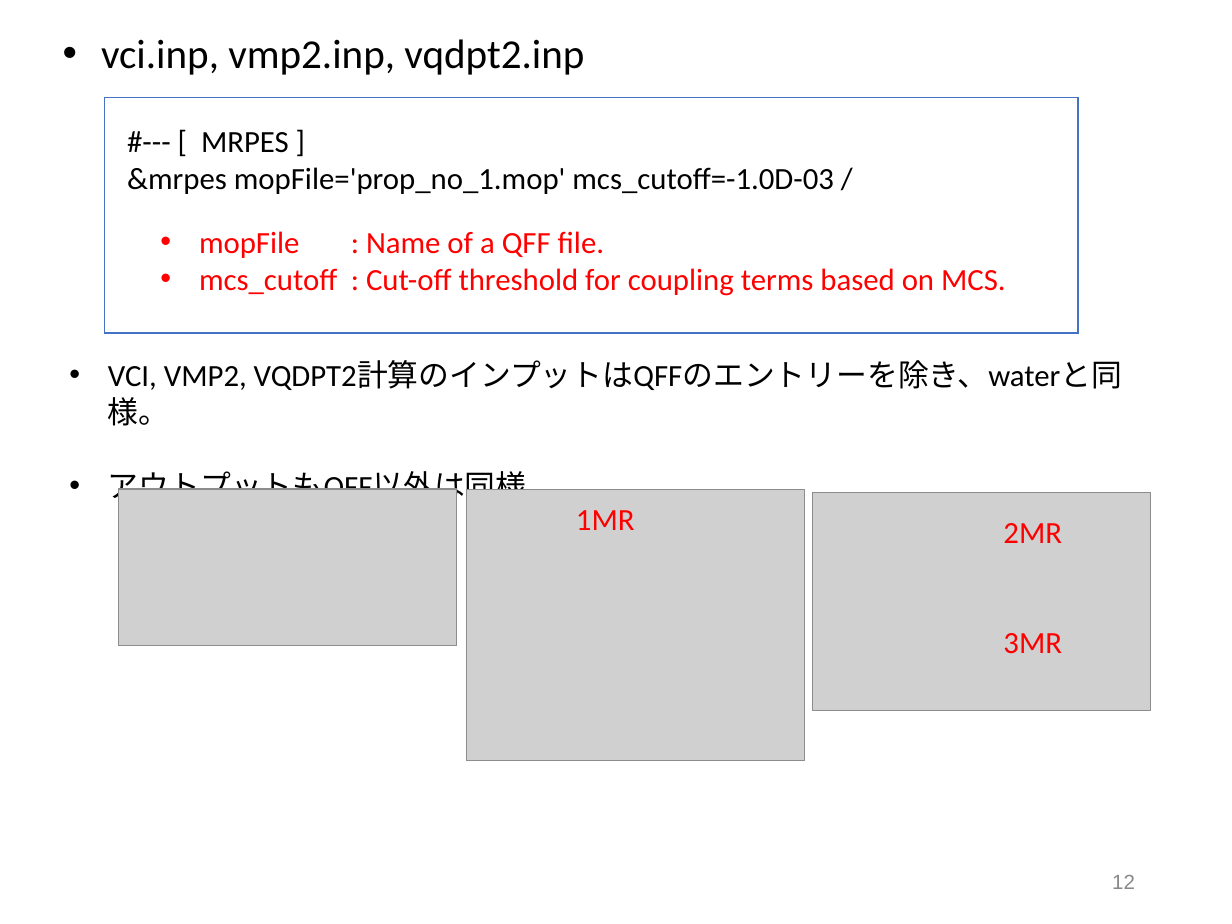
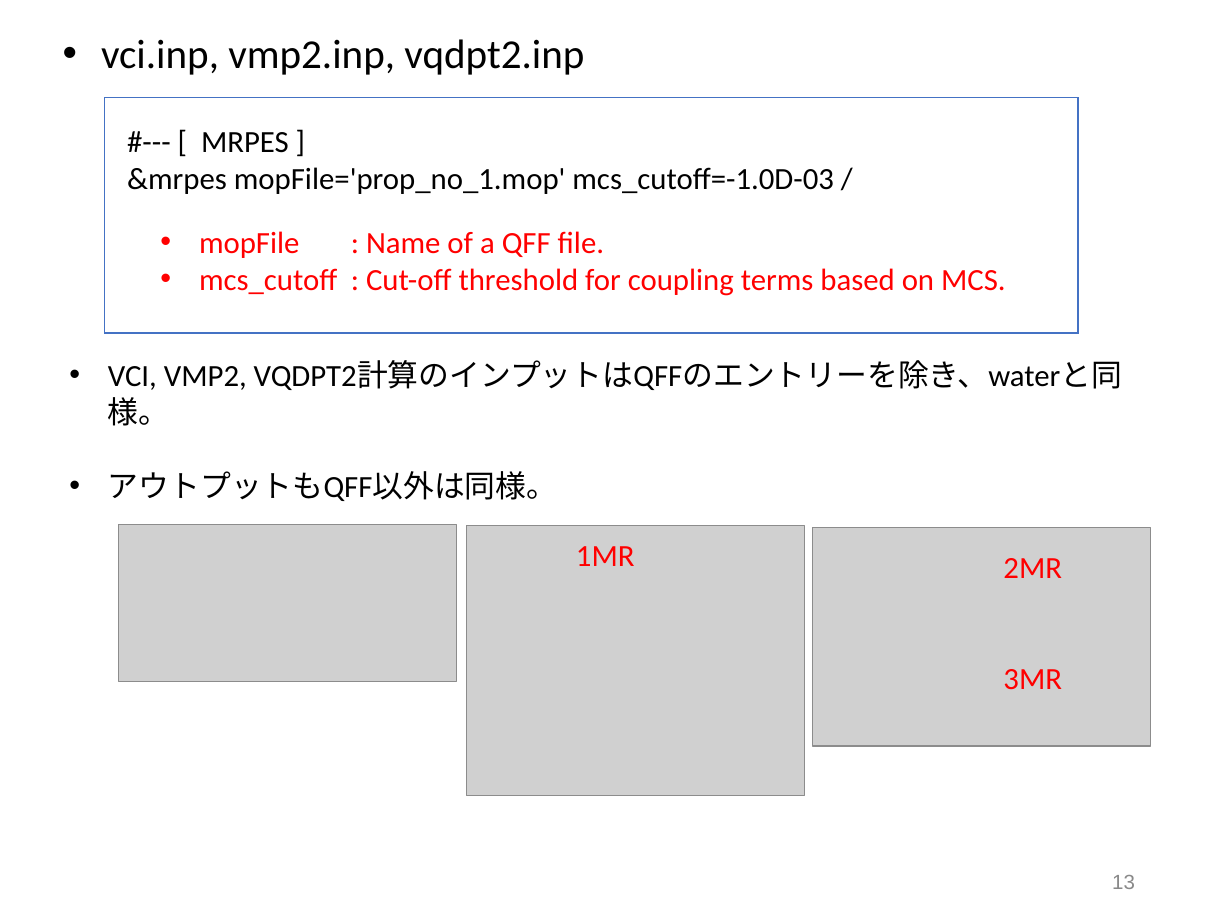
Before and after one commit to yagikiyoshi/sindo, a slide deck: slide 14 of doc/FSindo/usage_FSindo.pptx (slide 13 before the commit). Drawn at 1232x924 pixels with LibreOffice and Linux fonts; fonts in the diff are those of the drawing; grey boxes stand for pictures. Boxes give left, top, right and bottom in pixels: in the first picture for what was removed or moved away, otherwise in the second. Text is boxed around its words. In the diff, an @@ line names an element or a change of style, - is before the commit and + after.

```diff
--- a/doc/FSindo/usage_FSindo.pptx
+++ b/doc/FSindo/usage_FSindo.pptx
@@ 3 pictures, 3 texts: place and size @@
-3 pictures, 3 texts at [118,489,1151,761]
+3 pictures, 3 texts at [118,525,1151,796]
@@ page number at [1112,875,1135,889]: text changed @@
-12
+13
```
Also in this commit, not shown: 1 slide removed, 13 other files.
